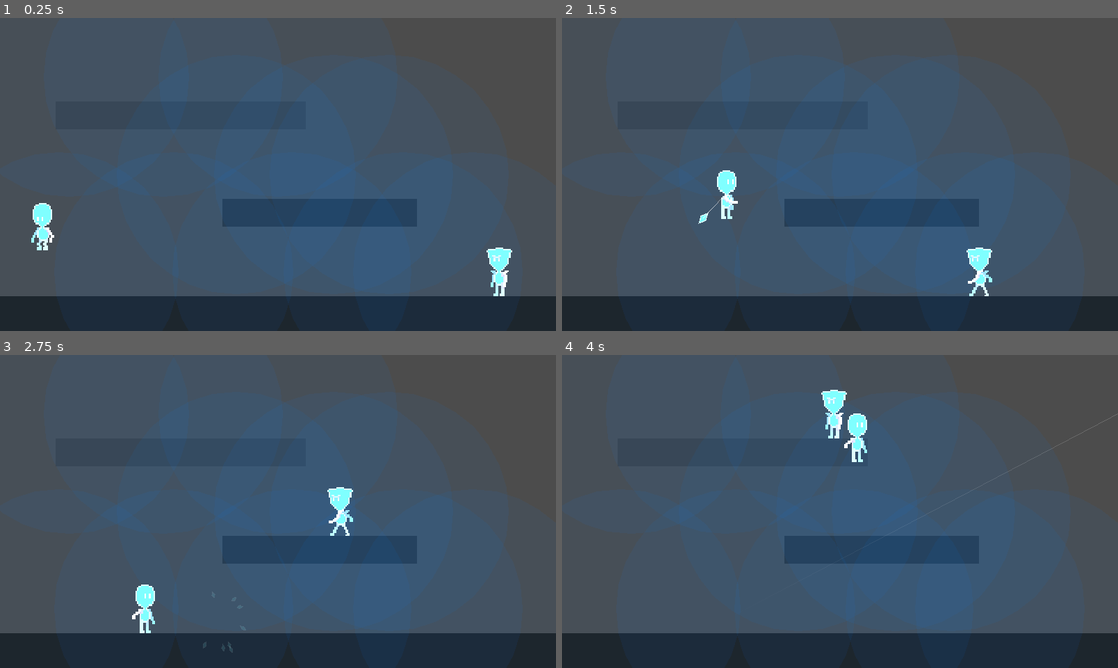
Above: before the commit, frames 1-4 (two rows, left to right).
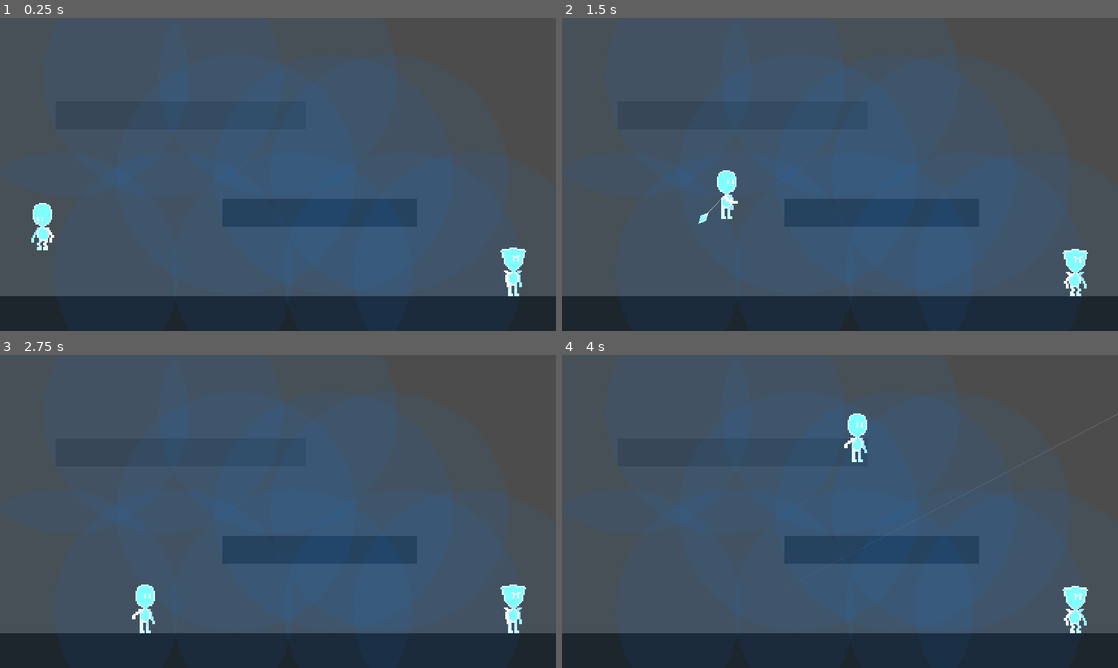
Above: after the commit, the same moments.

Repository: zhyrin0/through-the-looking-glass
Game: Godot game, scene res://tests/enemy_movement/test.tscn
The game is run twice, just before and just after one commit, with the same random seed, the same clock (stepped at 60 frames per second) and the same inputs. This scene is started directly instead of the project's main scene. Sound files missing from this copy of the repository are replaced by a short silence.
Inputs (mouse positions are in pixels of both pictures, inside the frame that each line leads up to):
- Up to frame 1 (0.25 s): no input
- Up to frame 2 (1.5 s): move the mouse to (962, 158) at 0.52 s; press the mouse at (962, 158) at 0.53 s; hold D (move_right) from 0.53 s (still down); tap Space (move_jump) at 0.77 s; move the mouse to (728, 190) at 1.27 s; release the mouse at (728, 190) at 1.28 s; tap S (move_fall) at 1.35 s
- Up to frame 3 (2.75 s): tap Space (move_jump) at 1.52 s; move the mouse to (333, 442) at 2.02 s; release D (move_right) at 2.03 s; press the mouse at (333, 442) at 2.03 s; hold A (move_left) from 2.03 s (still down)
- Up to frame 4 (4 s): move the mouse to (812, 574) at 2.77 s; release A (move_left) at 2.78 s; release the mouse at (812, 574) at 2.78 s; hold D (move_right) from 2.78 s (still down); tap S (move_fall) at 2.85 s; tap Space (move_jump) at 3.02, 3.77 s; move the mouse to (1006, 558) at 3.52 s; press the mouse at (1006, 558) at 3.53 s

The runs differ from the first frame. In frame 1, 0.7% of the frame differs, in the area x 87-95%, y 73-89%; in frame 2, 0.8%; in frame 3, 0.9%, in the area x 36-95%, y 42-96%; in frame 4, 0.8%.

Commit message:
Fix enemy initial movement path

Diff:
--- a/src/character/enemy/enemy.gd
+++ b/src/character/enemy/enemy.gd
@@ -21,11 +21,11 @@
 
 	global_position = p_global_pos
 	player = p_player
+	emit_signal("request_path", self)
 
 
 func _ready() -> void:
 	animation_player.play("idle")
-	emit_signal("request_path", self)
 
 
 func _process(_delta: float) -> void:
